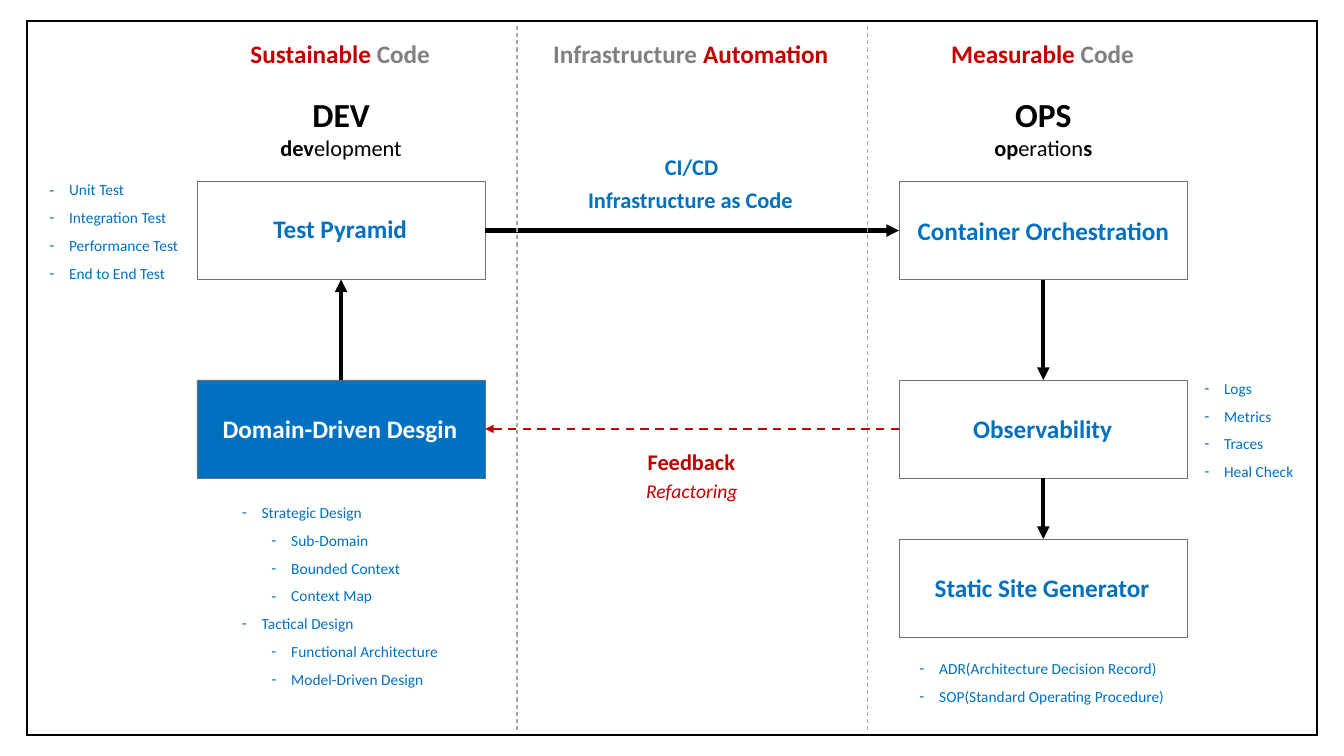
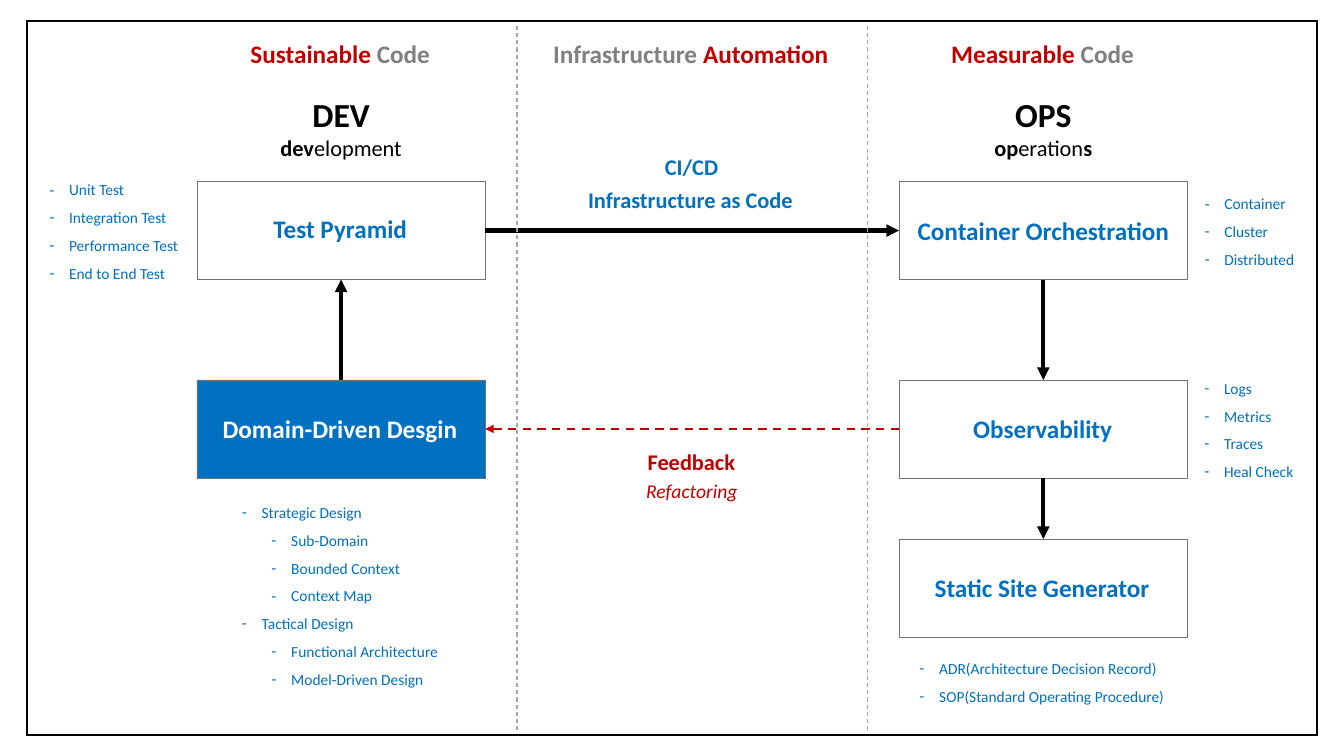
Before and after one commit to hhko/beyondcode, a slide deck: slide 2 of README.pptx. Drawn at 1344x756 pixels with LibreOffice and Linux fonts; fonts in the diff are those of the drawing. Boxes give left, top, right and bottom in pixels: in the first picture for what was removed or moved away, otherwise in the second. Text is boxed around its words. In the diff, an @@ line names an element or a change of style, - is before the commit and + after.

```diff
--- a/README.pptx
+++ b/README.pptx
@@ text added at [1224, 198, 1294, 265], 11 pt, text #0070C0 @@
+– Container
+– Cluster
+– Distributed
```
Also in this commit, not shown: 1 slide added, 1 slide removed, 5 other files.
